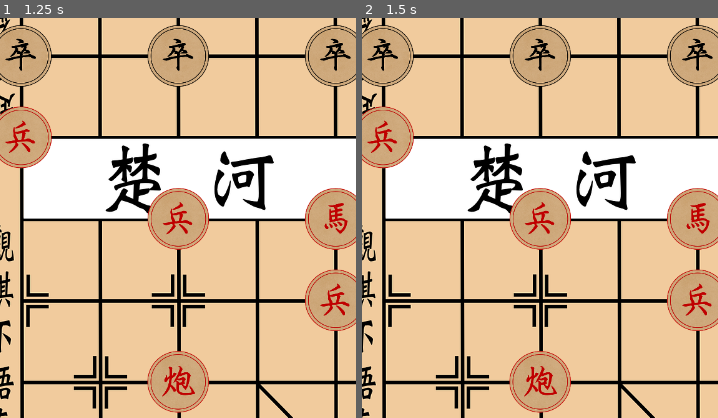
Above: before the commit, frames 1-2 (left to right).
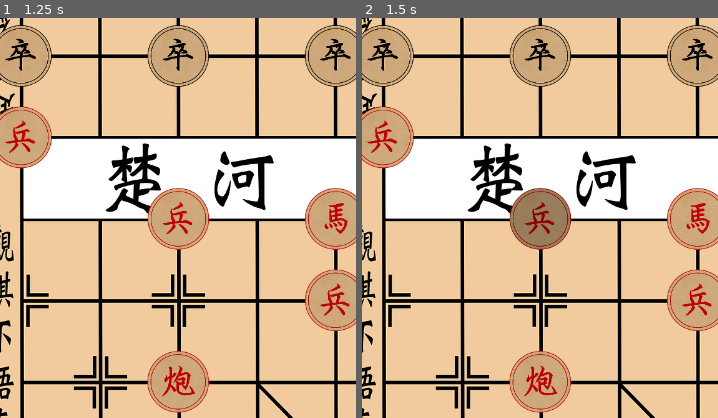
Above: after the commit, the same moments.

Repository: zzhouj/chinese-chess
Game: Godot game, scene res://scenes/checker_board.tscn
Same seed, same stepped clock (60 frames per second), same inputs: the game is played once before the commit and once after it.
Inputs (mouse positions are % of the whole screen's width and height, from its top left):
- Up to frame 1 (1.25 s): tap Enter at 0.5 s; move the mouse to (72, 45) at 0.52 s; click (72, 45) at 0.67 s
- Up to frame 2 (1.5 s): tap Space at 1.25 s; move the mouse to (30, 55) at 1.27 s; click (30, 55) at 1.42 s
The pictures show only the part of the screen within x 3-53%, y 30-80%; the shares and areas given below are measured in that part.

Frame 1 is identical in both runs. In frame 2, 2.1% of the frame differs, in the area x 41-59%, y 42-58%.

Commit message:
piece clicked using Area2d

Diff:
--- a/scenes/piece.tscn
+++ b/scenes/piece.tscn
@@ -1,7 +1,10 @@
-[gd_scene load_steps=3 format=3 uid="uid://0eqec8unyyjb"]
+[gd_scene load_steps=4 format=3 uid="uid://0eqec8unyyjb"]
 
 [ext_resource type="Texture2D" uid="uid://cgsjnm7hepy16" path="res://textures/chinese-chess-pieces.webp" id="1_s58gp"]
 [ext_resource type="Script" uid="uid://ciinpb7ivdjiq" path="res://scripts/piece.gd" id="2_s58gp"]
+
+[sub_resource type="CircleShape2D" id="CircleShape2D_s58gp"]
+radius = 110.0
 
 [node name="Piece" type="Sprite2D"]
 scale = Vector2(0.45, 0.45)
@@ -9,3 +12,12 @@
 region_enabled = true
 region_rect = Rect2(650, 144, 220, 220)
 script = ExtResource("2_s58gp")
+
+[node name="Area2D" type="Area2D" parent="."]
+
+[node name="CollisionShape2D" type="CollisionShape2D" parent="Area2D"]
+shape = SubResource("CircleShape2D_s58gp")
+
+[connection signal="input_event" from="Area2D" to="." method="_on_area_2d_input_event"]
+[connection signal="mouse_entered" from="Area2D" to="." method="_on_area_2d_mouse_entered"]
+[connection signal="mouse_exited" from="Area2D" to="." method="_on_area_2d_mouse_exited"]
--- a/scripts/piece.gd
+++ b/scripts/piece.gd
@@ -57,10 +57,13 @@
 				break
 	return coordinates
 
-func _input(event: InputEvent) -> void:
+func _on_area_2d_input_event(viewport: Node, event: InputEvent, shape_idx: int) -> void:
 	if event is InputEventMouseButton and \
 	event.button_index == MOUSE_BUTTON_LEFT and event.pressed:
-		var local_pos = to_local(event.position)
-		var rect = Rect2(-region_rect.size / 2, region_rect.size)
-		if rect.has_point(local_pos):
-			clicked.emit(self)
+		clicked.emit(self)
+
+func _on_area_2d_mouse_entered() -> void:
+	modulate = Color.GRAY
+
+func _on_area_2d_mouse_exited() -> void:
+	modulate = Color.WHITE
